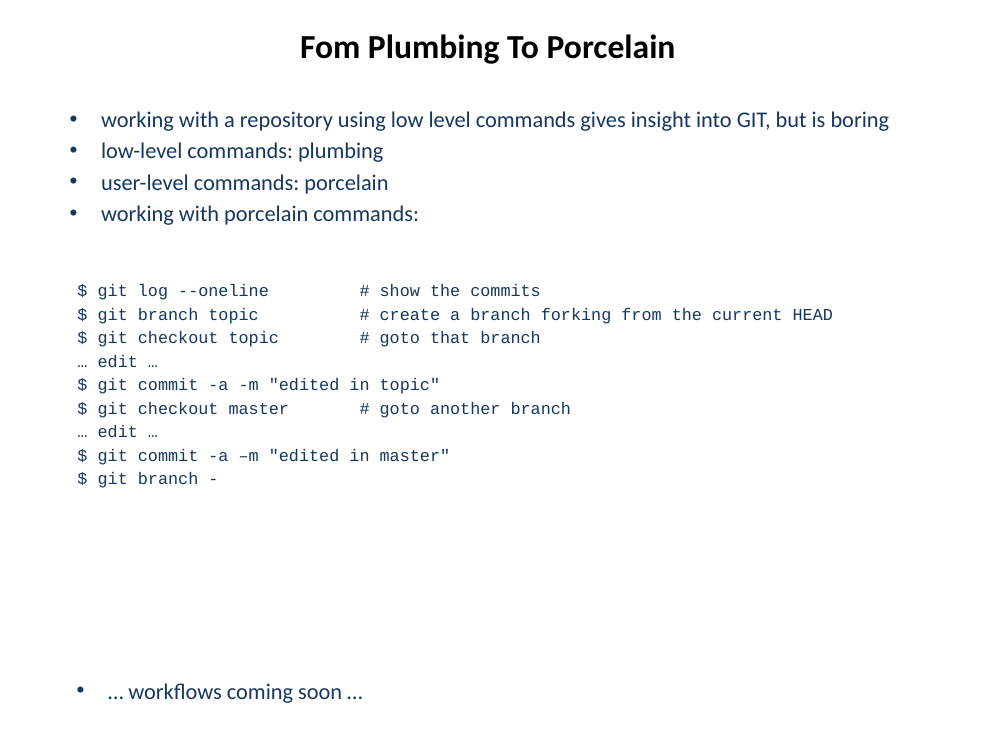
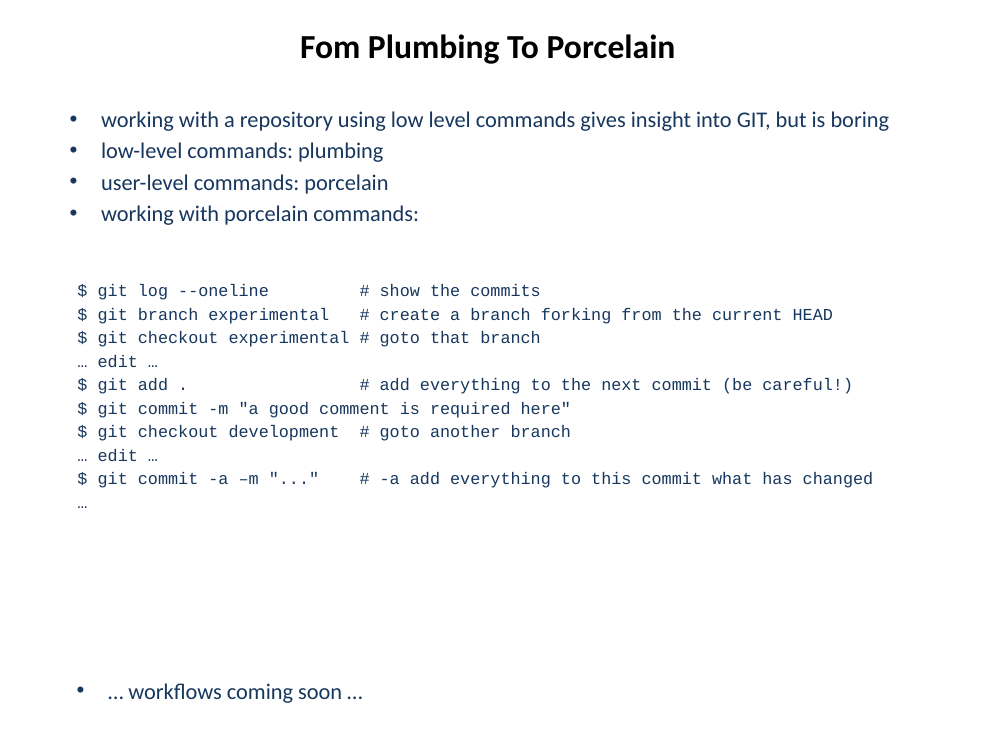
Before and after one commit to hanbei/git_tutorial, a slide deck: slide 15 of architektur.pptx. Drawn at 1008x756 pixels with LibreOffice and Linux fonts; fonts in the diff are those of the drawing. Boxes give left, top, right and bottom in pixels: in the first picture for what was removed or moved away, otherwise in the second. Text is boxed around its words. In the diff, an @@ line names an element or a change of style, - is before the commit and + after.

```diff
--- a/architektur.pptx
+++ b/architektur.pptx
@@ text at (98,308,833,347): text changed @@
-$ git branch topic # create a branch forking from the current HEAD
-$ git checkout topic # goto that branch
+$ git branch experimental # create a branch forking from the current HEAD
+$ git checkout experimental # goto that branch
@@ text at (98,378,853,441): text changed @@
-$ git commit -a -m "edited in topic"
-$ git checkout master # goto another branch
+$ git add . # add everything to the next commit (be careful!)
+$ git commit -m "a good comment is required here"
+$ git checkout development # goto another branch
@@ text at (98,472,874,488): text changed @@
-$ git commit -a –m "edited in master"
-$ git branch -
+$ git commit -a –m "..." # -a add everything to this commit what has changed
+…
```
Also in this commit, not shown: 8 other slides changed, 7 slides removed.
